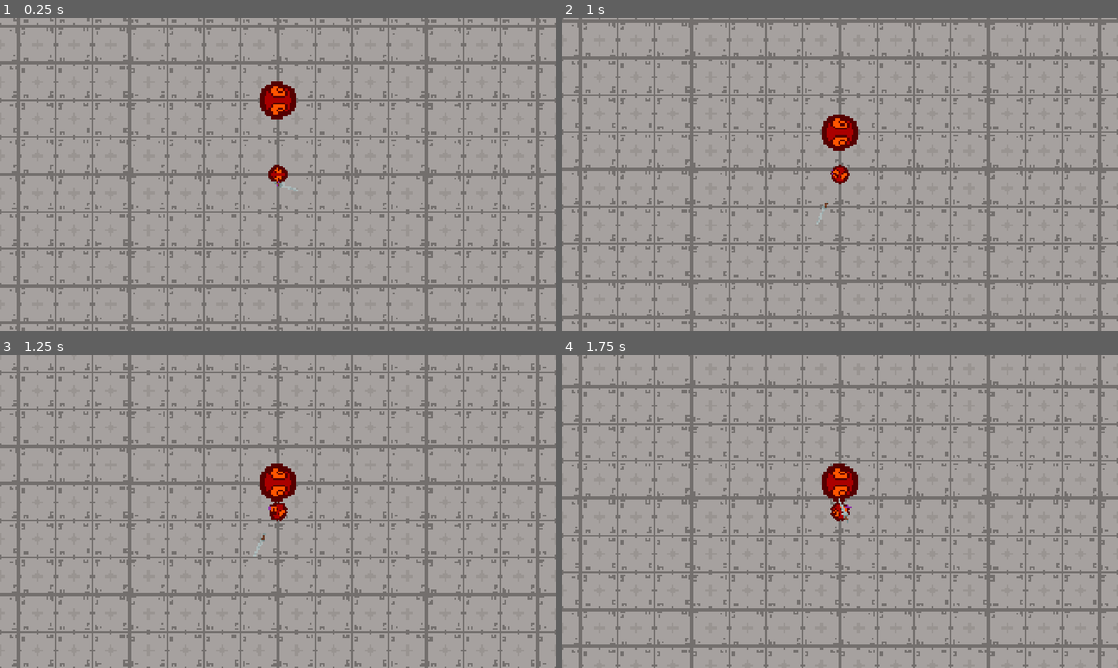
Above: before the commit, frames 1-4 (two rows, left to right).
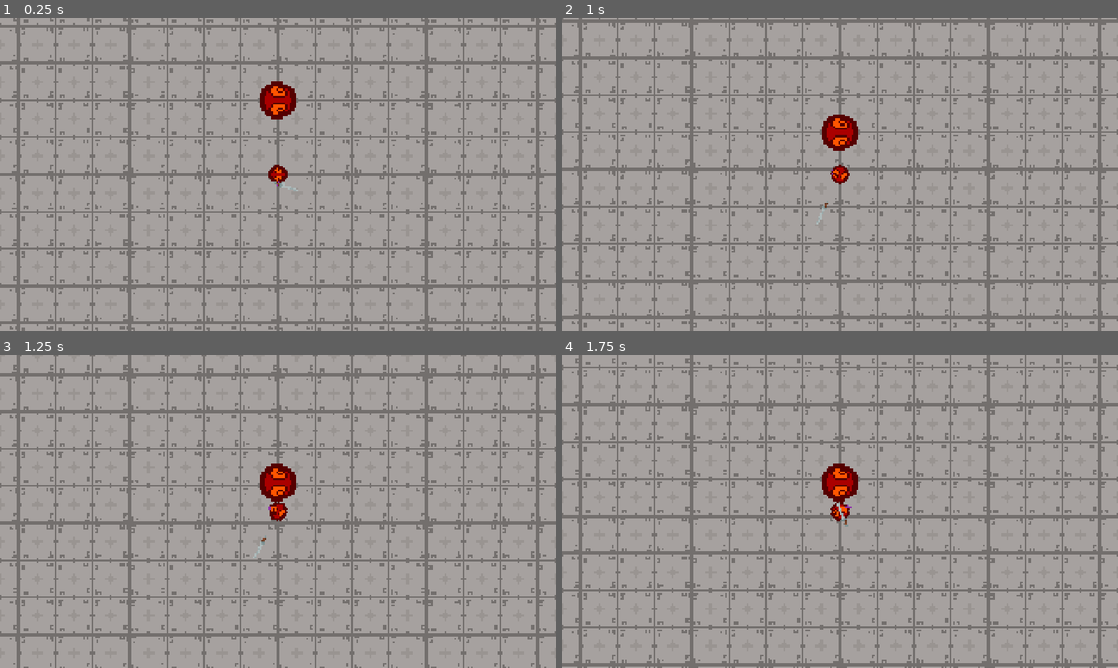
Above: after the commit, the same moments.

Repository: XandlerQ/fea2d
Game: Godot game, scene res://game/world/level.tscn
Same seed, same stepped clock (60 frames per second), same inputs: the game is played once before the commit and once after it.
Inputs (mouse positions are in pixels of both pictures, inside the frame that each line leads up to):
- Up to frame 1 (0.25 s): no input
- Up to frame 2 (1 s): tap Enter at 0.5 s; move the mouse to (812, 237) at 0.52 s; press the mouse at (812, 237) at 0.53 s; hold W (MForward) from 0.53 s (still down)
- Up to frame 3 (1.25 s): keep holding W (MForward)
- Up to frame 4 (1.75 s): keep holding W (MForward); move the mouse to (1006, 558) at 1.27 s; release the mouse at (1006, 558) at 1.28 s; click (1006, 558) at 1.35 s

Frames 1-2 are identical in both runs. In frame 3, 16% of the frame differs, in the area x 0-100%, y 0-100%; in frame 4, 23%.

Commit message:
AGENTS.md added, health component skeleton + breakable physics object

Diff:
--- a/game/combat/components/health_component.gd
+++ b/game/combat/components/health_component.gd
@@ -1 +1,102 @@
+@tool
 extends Node
+## Stores health state and translates attacks received by configured hurtboxes
+## into health changes. The owner decides how to react when health is depleted.
+class_name HealthComponent
+
+#region Signals
+signal health_changed(previousHealth: float, currentHealth: float, maxHealth: float)
+signal damage_received(appliedDamage: float, atkContext: AttackContext)
+signal health_depleted(atkContext: AttackContext)
+#endregion
+
+#region Exports
+## Hurtboxes that forward received attacks to this health component.
+@export var hurtboxes: Array[Hurtbox2D] = []
+
+## Maximum and initial health.
+@export var maxHealth: float = 100.
+#endregion
+
+#region State
+var currentHealth: float = 0.
+#endregion
+
+#region Methods
+#region System
+func _ready() -> void:
+	if Engine.is_editor_hint():
+		return
+
+	assert(maxHealth > 0., "HealthComponent maxHealth must be greater than zero.")
+	currentHealth = maxHealth
+
+	for hurtbox: Hurtbox2D in hurtboxes:
+		assert(hurtbox != null, "HealthComponent has an invalid Hurtbox2D reference.")
+		if not hurtbox.attack_received.is_connected(receive_attack):
+			hurtbox.attack_received.connect(receive_attack)
+#endregion
+
+#region Interface
+## Applies the damage carried by an attack context.
+func receive_attack(atkContext: AttackContext) -> void:
+	if not atkContext:
+		return
+
+	apply_damage(atkContext.damage, atkContext)
+
+## Removes health and returns the amount that was actually removed.
+func apply_damage(amount: float, atkContext: AttackContext = null) -> float:
+	if amount <= 0. or is_depleted():
+		return 0.
+
+	var previousHealth: float = currentHealth
+
+	currentHealth = maxf(currentHealth - amount, 0.)
+	var appliedDamage: float = previousHealth - currentHealth
+
+	health_changed.emit(previousHealth, currentHealth, maxHealth)
+	damage_received.emit(appliedDamage, atkContext)
+
+	if is_depleted():
+		health_depleted.emit(atkContext)
+
+	return appliedDamage
+
+## Restores health and returns the amount that was actually restored.
+func restore_health(amount: float) -> float:
+	if amount <= 0.:
+		return 0.
+
+	if currentHealth >= maxHealth:
+		currentHealth = maxHealth
+		return 0.
+
+	var previousHealth: float = currentHealth
+
+	currentHealth = minf(currentHealth + amount, maxHealth)
+	health_changed.emit(previousHealth, currentHealth, maxHealth)
+
+	return currentHealth - previousHealth
+
+func is_depleted() -> bool:
+	return currentHealth <= 0.
+
+func _get_configuration_warnings() -> PackedStringArray:
+	var warnings: PackedStringArray = []
+
+	if maxHealth <= 0.:
+		warnings.append("Maximum health must be greater than zero.")
+
+	for hurtbox: Hurtbox2D in hurtboxes:
+		if not hurtbox:
+			warnings.append("All configured hurtbox references must be valid Hurtbox2D nodes.")
+			break
+
+	return warnings
+#endregion
+
+#region Private
+
+#endregion
+#endregion
--- /dev/null
+++ b/game/object/physics_object/breakable_physics_object_2d.gd
@@ -0,0 +1,50 @@
+@tool
+extends PhysicsObject2D
+## Physics object that removes itself when its health is depleted.
+class_name BreakablePhysicsObject2D
+
+#region Signals
+
+#endregion
+
+#region Exports
+## Scene-owned health component.
+@onready var healthComponent: HealthComponent = get_node_or_null("%HealthComponent") as HealthComponent
+#endregion
+
+#region State
+
+#endregion
+
+#region Methods
+#region System
+func _ready() -> void:
+	if Engine.is_editor_hint():
+		return
+
+	super()
+
+	assert(
+		healthComponent != null,
+		"BreakablePhysicsObject2D requires a unique HealthComponent child."
+	)
+
+	if not healthComponent.health_depleted.is_connected(_on_health_depleted):
+		healthComponent.health_depleted.connect(_on_health_depleted)
+#endregion
+
+#region Interface
+func _get_configuration_warnings() -> PackedStringArray:
+	var warnings: PackedStringArray = super()
+
+	if not (get_node_or_null("%HealthComponent") is HealthComponent):
+		warnings.append("A unique HealthComponent child is required.")
+
+	return warnings
+#endregion
+
+#region Private
+func _on_health_depleted(_atkContext: AttackContext) -> void:
+	queue_free()
+#endregion
+#endregion
--- a/game/object/physics_object/physics_object_2d.gd
+++ b/game/object/physics_object/physics_object_2d.gd
@@ -69,8 +69,8 @@
 
 	apply_impulse(impulse, result.collisionInfo.globalPosition - global_position)
 	# apply_impulse(Vector2(1., 0.), result.collisionInfo.globalPosition - global_position)
-	print("Applied impulse")
-	print(impulse)
+	# print("Applied impulse")
+	# print(impulse)
 
 ## Uses the the fall-back filler
 func fill_collision_physics_info(info: PhysicsCollisionInfo2D, side: PhysicsCollisionInfo2D.Side) -> bool:
--- a/game/weapon/weapon.gd
+++ b/game/weapon/weapon.gd
@@ -120,7 +120,7 @@
 	# Compute the damage based on the relative velocity at the collision point
 	# taking the geometry of the weapon into account
 	attackContext.damage = weaponStats.damage * relVel.length()
-
+	print(attackContext.damage)
 	return attackContext
 
 
--- a/game/weapon/weapon.tscn
+++ b/game/weapon/weapon.tscn
@@ -31,6 +31,7 @@
 [node name="Weapon" type="Node2D" unique_id=1865877970]
 script = ExtResource("1_jej8l")
 weaponStats = ExtResource("2_njmmr")
+friction = 0.5
 
 [node name="TrailMarker" type="Marker2D" parent="." unique_id=704847894]
 position = Vector2(14, 0)
--- a/game/world/level.tscn
+++ b/game/world/level.tscn
@@ -3,19 +3,19 @@
 [ext_resource type="PackedScene" uid="uid://y0gefryo127j" path="res://game/entity/player/player.tscn" id="1_2q6dc"]
 [ext_resource type="Script" uid="uid://bkhqwlrunm20r" path="res://game/world/level.gd" id="1_w7c3h"]
 [ext_resource type="Texture2D" uid="uid://xr518t68maav" path="res://ext/sprites/tiles/tech/grid_1m_grey.png" id="2_w8frs"]
-[ext_resource type="Script" uid="uid://b1c5pl4o7fkkf" path="res://game/object/physics_object/physics_object_2d.gd" id="4_ii5h2"]
 [ext_resource type="Script" uid="uid://chqk3txiu5ojg" path="res://game/combat/components/hurtbox_2d.gd" id="4_rcri0"]
+[ext_resource type="Script" uid="uid://qncbi7ism0lv" path="res://game/object/physics_object/breakable_physics_object_2d.gd" id="4_xyjxn"]
 [ext_resource type="Texture2D" uid="uid://d2gmbmaajxdsk" path="res://ext/sprites/entities/agent.png" id="5_ii5h2"]
+[ext_resource type="Script" uid="uid://d3fibxsp1vr5t" path="res://game/combat/components/health_component.gd" id="6_health"]
 
-[sub_resource type="PhysicsMaterial" id="PhysicsMaterial_ii5h2"]
-friction = 0.4
-bounce = 1.0
+[sub_resource type="PhysicsMaterial" id="PhysicsMaterial_2dd1r"]
+bounce = 0.5
 
 [sub_resource type="CircleShape2D" id="CircleShape2D_ii5h2"]
 radius = 17.029387
 
-[sub_resource type="CircleShape2D" id="CircleShape2D_2dd1r"]
-radius = 16.03122
+[sub_resource type="CircleShape2D" id="CircleShape2D_xyjxn"]
+radius = 17.029387
 
 [node name="Level" type="Node2D" unique_id=1435011599]
 script = ExtResource("1_w7c3h")
@@ -31,28 +31,33 @@
 [node name="Camera2D" type="Camera2D" parent="Player" unique_id=1014010782]
 zoom = Vector2(4, 4)
 
-[node name="PhysicsObject2D" type="RigidBody2D" parent="." unique_id=331666556]
+[node name="BreakablePhysicsObject2D" type="RigidBody2D" parent="." unique_id=795889713]
+physics_material_override = SubResource("PhysicsMaterial_2dd1r")
+gravity_scale = 0.0
+linear_damp = 5.0
+script = ExtResource("4_xyjxn")
+
+[node name="CollisionShape2D" type="CollisionShape2D" parent="BreakablePhysicsObject2D" unique_id=1548569663]
 position = Vector2(0, -64)
-mass = 5.0
-physics_material_override = SubResource("PhysicsMaterial_ii5h2")
-gravity_scale = 0.0
-linear_damp_mode = 1
-linear_damp = 3.0
-script = ExtResource("4_ii5h2")
-metadata/_custom_type_script = "uid://b1c5pl4o7fkkf"
-
-[node name="CollisionShape2D" type="CollisionShape2D" parent="PhysicsObject2D" unique_id=1548569663]
 shape = SubResource("CircleShape2D_ii5h2")
 
-[node name="Hurtbox2D" type="Area2D" parent="PhysicsObject2D" unique_id=1604191772 node_paths=PackedStringArray("hbOwner")]
+[node name="Hurtbox2D" type="Area2D" parent="BreakablePhysicsObject2D" unique_id=1604191772 node_paths=PackedStringArray("hbOwner")]
 unique_name_in_owner = true
+position = Vector2(0, -64)
 script = ExtResource("4_rcri0")
 hbOwner = NodePath("..")
 metadata/_custom_type_script = "uid://chqk3txiu5ojg"
 
-[node name="CollisionShape2D" type="CollisionShape2D" parent="PhysicsObject2D/Hurtbox2D" unique_id=1123887835]
-shape = SubResource("CircleShape2D_2dd1r")
+[node name="CollisionShape2D" type="CollisionShape2D" parent="BreakablePhysicsObject2D/Hurtbox2D" unique_id=1123887835]
+shape = SubResource("CircleShape2D_xyjxn")
 
-[node name="Sprite2D" type="Sprite2D" parent="PhysicsObject2D/Hurtbox2D" unique_id=296918561]
+[node name="Sprite2D" type="Sprite2D" parent="BreakablePhysicsObject2D/Hurtbox2D" unique_id=296918561]
 scale = Vector2(2, 2)
 texture = ExtResource("5_ii5h2")
+
+[node name="HealthComponent" type="Node" parent="BreakablePhysicsObject2D" unique_id=827047371 node_paths=PackedStringArray("hurtboxes")]
+unique_name_in_owner = true
+script = ExtResource("6_health")
+hurtboxes = [NodePath("../Hurtbox2D")]
+maxHealth = 10000.0
+metadata/_custom_type_script = "uid://d3fibxsp1vr5t"
Not shown, added: game/object/physics_object/breakable_physics_object_2d.gd.uid
Not shown, added: AGENTS.md
